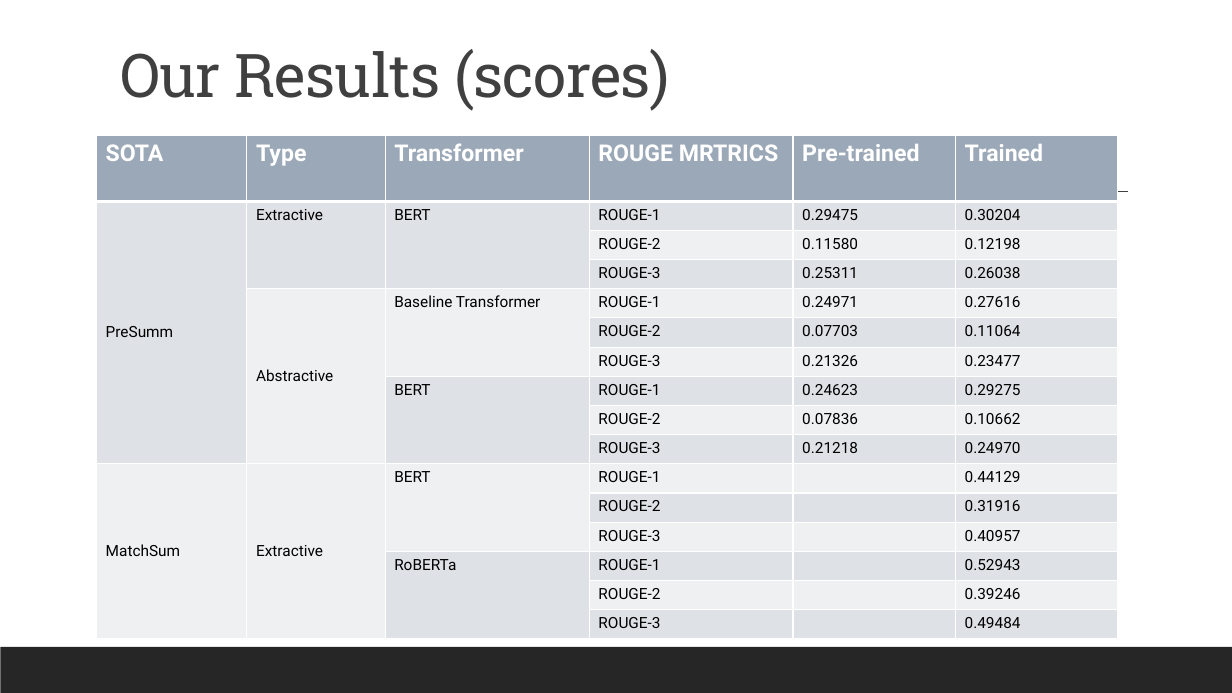
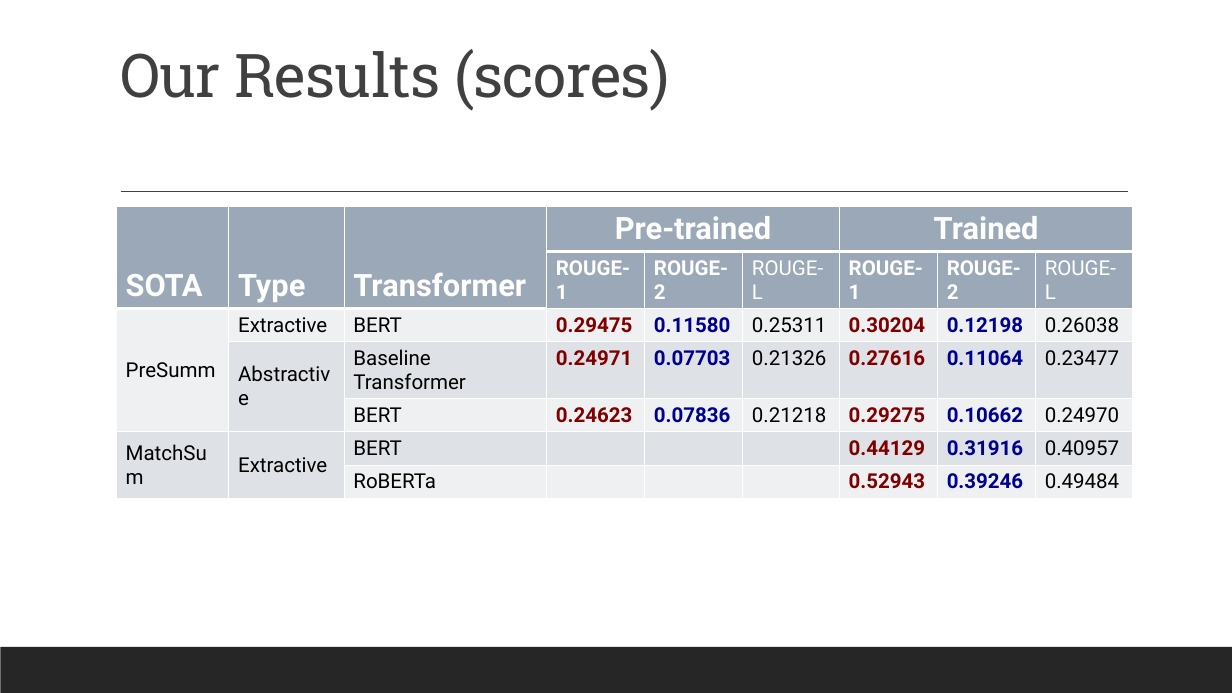
Before and after one commit to gufranpathan/case_law_g45, a slide deck: slide 11 of Group 45 Data Science for Case Law.pptx. Drawn at 1232x693 pixels with LibreOffice and Linux fonts; fonts in the diff are those of the drawing. Boxes give left, top, right and bottom in pixels: in the first picture for what was removed or moved away, otherwise in the second. Text is boxed around its words. In the diff, an @@ line names an element or a change of style, - is before the commit and + after.

```diff
--- a/Group 45 Data Science for Case Law.pptx
+++ b/Group 45 Data Science for Case Law.pptx
@@ table at bbox=[116, 206, 1133, 493] @@
-SOTA | Type | Transformer | ROUGE MRTRICS | Pre-trained | Trained
-PreSumm | Extractive | BERT | ROUGE-1 | 0.29475 | 0.30204
- |  |  | ROUGE-2 | 0.11580 | 0.12198
- |  |  | ROUGE-3 | 0.25311 | 0.26038
- | Abstractive | Baseline Transformer | ROUGE-1 | 0.24971 | 0.27616
- |  |  | ROUGE-2 | 0.07703 | 0.11064
- |  |  | ROUGE-3 | 0.21326 | 0.23477
- |  | BERT | ROUGE-1 | 0.24623 | 0.29275
- |  |  | ROUGE-2 | 0.07836 | 0.10662
- |  |  | ROUGE-3 | 0.21218 | 0.24970
-MatchSum | Extractive | BERT | ROUGE-1 |  | 0.44129
- |  |  | ROUGE-2 |  | 0.31916
- |  |  | ROUGE-3 |  | 0.40957
- |  | RoBERTa | ROUGE-1 |  | 0.52943
- |  |  | ROUGE-2 |  | 0.39246
- |  |  | ROUGE-3 |  | 0.49484
+SOTA | Type | Transformer | Pre-trained |  |  | Trained |  | 
+ |  |  | ROUGE-1 | ROUGE-2 | ROUGE-L | ROUGE-1 | ROUGE-2 | ROUGE-L
+PreSumm | Extractive | BERT | 0.29475 | 0.11580 | 0.25311 | 0.30204 | 0.12198 | 0.26038
+ | Abstractive | Baseline Transformer | 0.24971 | 0.07703 | 0.21326 | 0.27616 | 0.11064 | 0.23477
+ |  | BERT | 0.24623 | 0.07836 | 0.21218 | 0.29275 | 0.10662 | 0.24970
+MatchSum | Extractive | BERT |  |  |  | 0.44129 | 0.31916 | 0.40957
+ |  | RoBERTa |  |  |  | 0.52943 | 0.39246 | 0.49484
@@ table: place and size @@
-table at bbox=[96, 135, 1118, 640]
+table at bbox=[116, 206, 1133, 493]
```
Also in this commit, not shown: 2 other slides changed.
